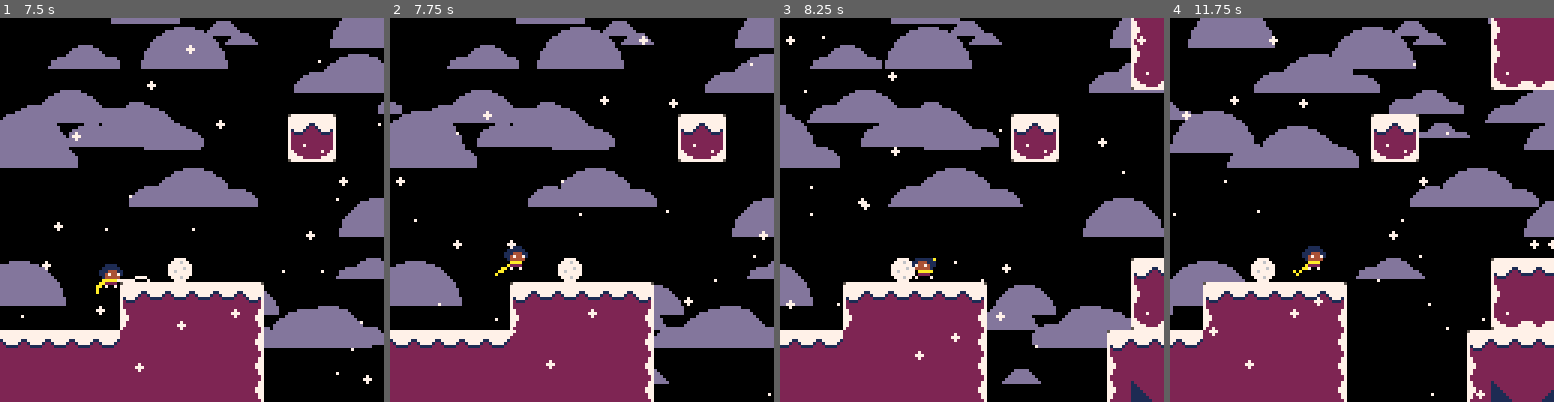
Above: before the commit, frames 1-4 (left to right).
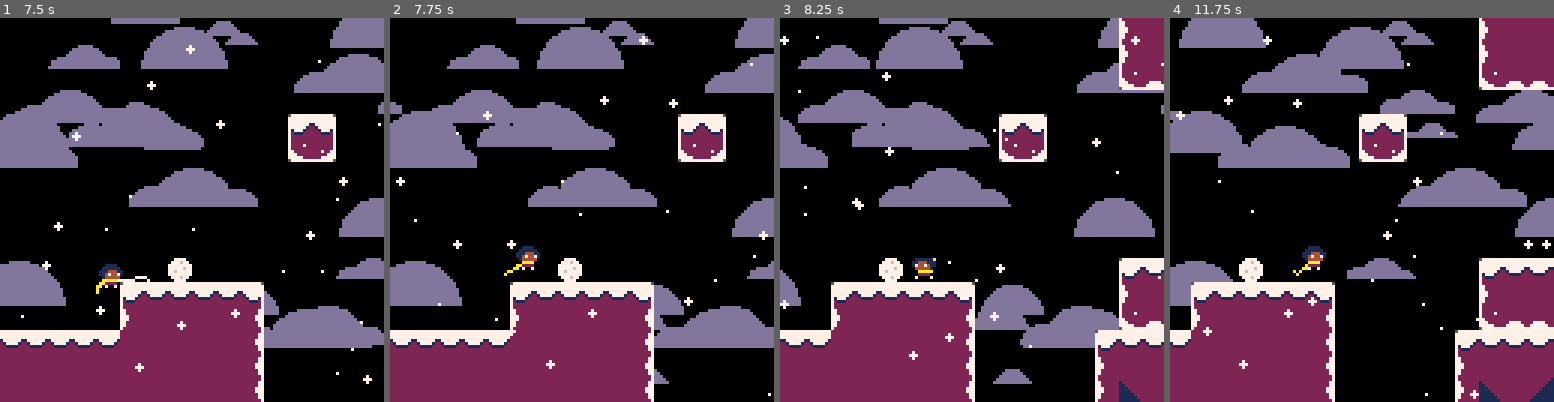
Above: after the commit, the same moments.

Repository: ExOK/Celeste2
Game: PICO-8 cartridge celeste2.p8
Same seed, same stepped clock (60 frames per second), same inputs: the game is played once before the commit and once after it.
Inputs:
- Up to frame 1 (7.5 s): tap X (X key) at 0.33, 1.07, 1.85, 2.97, 4.08, 5.2, 6.32, 7.43 s; tap O (Z key) at 0.7, 1.7, 2.1, 2.5, 2.9, 3.3, 3.7, 4.1, 4.5, 4.9, 5.3, 5.7, 6.1, 6.5, 6.9, 7.3 s; hold Right 1.6-2.1 s; hold Up 2.15-2.42 s; hold Right 2.47-3.03 s; hold Left 3.08-3.58 s; hold Down 3.63-3.97 s; hold Right 4.02-4.68 s; hold Up 4.73-5.03 s; hold Left 5.08-5.68 s; hold Down 5.73-6.03 s; hold Right 6.08-6.58 s; hold Right 6.63-7.13 s; hold Up 7.18-7.45 s
- Up to frame 2 (7.75 s): hold Right from 7.5 s (still down); tap O (Z key) at 7.7 s
- Up to frame 3 (8.25 s): release Right at 8.07 s; tap O (Z key) at 8.1 s; hold Left from 8.12 s (still down)
- Up to frame 4 (11.75 s): tap O (Z key) every 0.4 s from 8.5 to 11.7 s; tap X (X key) at 8.55, 9.67, 10.78 s; release Left at 8.62 s; hold Down 8.67-9 s; hold Right 9.05-9.72 s; hold Up 9.77-10.07 s; hold Left 10.12-10.72 s; hold Down 10.77-11.07 s; hold Right 11.12-11.62 s

Frame 1 is identical in both runs. In frame 2, 0.5% of the frame differs, in the area x 27-40%, y 59-68%; in frame 3, 14%; in frame 4, 14%, in the area x 0-100%, y 0-100%.

Commit message:
objects setup

Diff:
--- a/celeste2.p8
+++ b/celeste2.p8
@@ -26,14 +26,14 @@
 71777122221111222217771791414419009990000000000020002220002222220000000000000000000000000000000000000000000000000000000000000000
 72111222222222222221112791111119004440000000000001610201615551000000000000000000000000000000000000000000000000000000000000000000
 72222222222222222222222799999999009990000000000001110001110111000000000000000000000000000000000000000000000000000000000000000000
-72222222222222222222222757777775000000000000066622222222222222225555555555555555555555555777777777777777777777750000000000000000
-77222222222222222222227777777777000000000007777722222221122222225555555555555550055555557771111177711111777111170000000000000000
-77222222222222222222227777777777000000000000066622222211112222225555555555555500005555557777111117771111177711170000000000000000
-77722222222222222222277777177177007000700000000022222111111222225555555555555000000555557177711111777111117771170000000000000000
-777222222222222222222777772112770070007000000666222211111111222255555555555500000000555571c777ccccc777ccccc777170000000000000000
-772222222222222222222277772222770676067600077777222111111111122255555555555000000000055571cc777ccccc777ccccc77770000000000000000
-77222222222222222222227777722777067606760000066622111111111111225555555555000000000000557111177711111777111117770000000000000000
-72222222222222222222222757777775067606760000000021111111111111125555555550000000000000055777777777777777777777750000000000000000
+72222222222222222222222757777775000000000000066622222222222222225555555555555555555555555777777777777777777777750008800000000000
+77222222222222222222227777777777000000000007777722222221122222225555555555555550055555557771111177711111777111170080080000000000
+77222222222222222222227777777777000000000000066622222211112222225555555555555500005555557777111117771111177711170800008000000000
+77722222222222222222277777177177007000700000000022222111111222225555555555555000000555557177711111777111117771178008800800000000
+777222222222222222222777772112770070007000000666222211111111222255555555555500000000555571c777ccccc777ccccc777178008800800000000
+772222222222222222222277772222770676067600077777222111111111122255555555555000000000055571cc777ccccc777ccccc77770800008000000000
+77222222222222222222227777722777067606760000066622111111111111225555555555000000000000557111177711111777111117770080080000000000
+72222222222222222222222757777775067606760000000021111111111111125555555550000000000000055777777777777777777777750008800000000000
 722222222222222222222227577777777777777777777775211111111111111211111111500000000000000557777775777ccc17777ccc170077770000000000
 7222222222222222222222277777777777777777777777772211111111111122111111115500000000000055777711177777cc177777cc170777677000000000
 72222722222222222222222777777777777777777777777722211111111112221111111155500000000005557177711771777c1771777c177777777700000000
--- a/object.lua
+++ b/object.lua
@@ -19,6 +19,7 @@
 object.hit_h = 8
 object.geom = g_none
 object.actor = true
+object.grapple_mode = 0
 object.hazard = 0
 object.facing = 1
 
--- a/objects.lua
+++ b/objects.lua
@@ -1,19 +1,8 @@
-crate = new_type()
-crate.tile = 19
-crate.base = object
-crate.geom = g_solid
-crate.init = function(self)
-	self.spr = self.tile
-end
-crate.update = function(self)
-	self:move_y(1)
-end
-
-grapple = new_type()
-grapple.tile = 20
-grapple.base = object
-grapple.visible = true
-grapple.draw = function(self)
+grapple_pickup = new_type()
+grapple_pickup.tile = 20
+grapple_pickup.base = object
+grapple_pickup.visible = true
+grapple_pickup.draw = function(self)
 	if (self.visible) then
 		spr(self.tile, self.x, self.y + sin(time()) * 2, 1, 1, not self.right)
 	end
@@ -50,10 +39,32 @@
 	self.hit_w = 3
 end
 
+crate = new_type()
+crate.tile = 19
+crate.base = object
+crate.geom = g_solid
+crate.init = function(self)
+	self.spr = self.tile
+end
+crate.update = function(self)
+	self:move_y(1)
+end
+
 snowball = new_type()
 snowball.tile = 62
 snowball.spr = 62
 snowball.base = object
-snowball.grabbable = true
+snowball.grapple_mode = 3
+snowball.holdable = true
 snowball.hit_w = 8
 snowball.hit_h = 8
+
+grappler = new_type()
+grappler.tile = 46
+grappler.spr = 46
+grappler.base = object
+grappler.grapple_mode = 2
+grappler.hit_x = -3
+grappler.hit_y = -3
+grappler.hit_w = 6
+grappler.hit_h = 6
--- a/player.lua
+++ b/player.lua
@@ -14,12 +14,21 @@
 player.grapple_boost = false
 player.t_grapple_cooldown = 0
 player.grapple_retract = false
+player.holding = nil
 player.dead_timer = 0
 
 player.state = 0
 player.frame = 0
 
 -- Grapple Functions
+
+--[[
+	object grapple modes:
+		0 - no grapple
+		1 - solid
+		2 - solid centered
+		2 - holdable
+]]
 
 player.start_grapple = function(self)
 	self.state = 10
